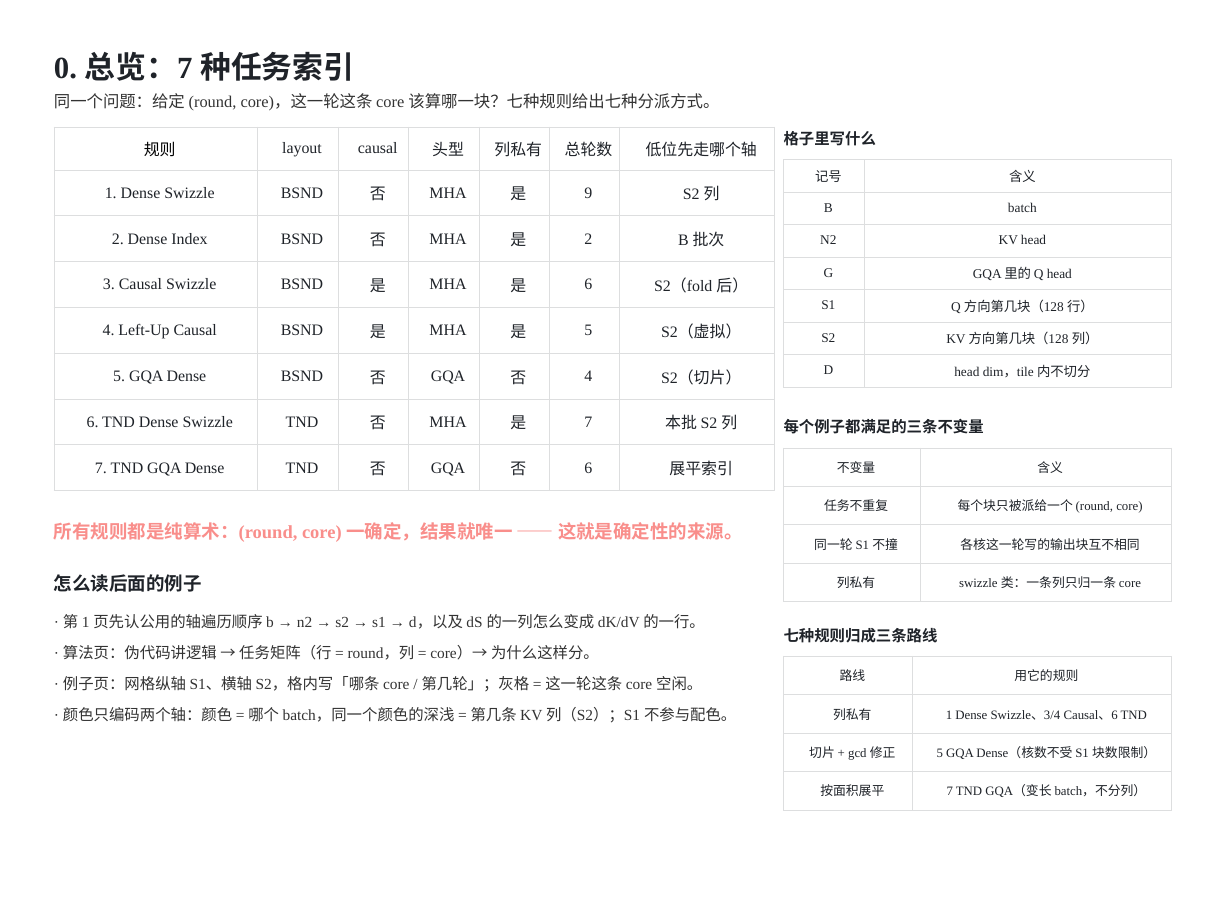
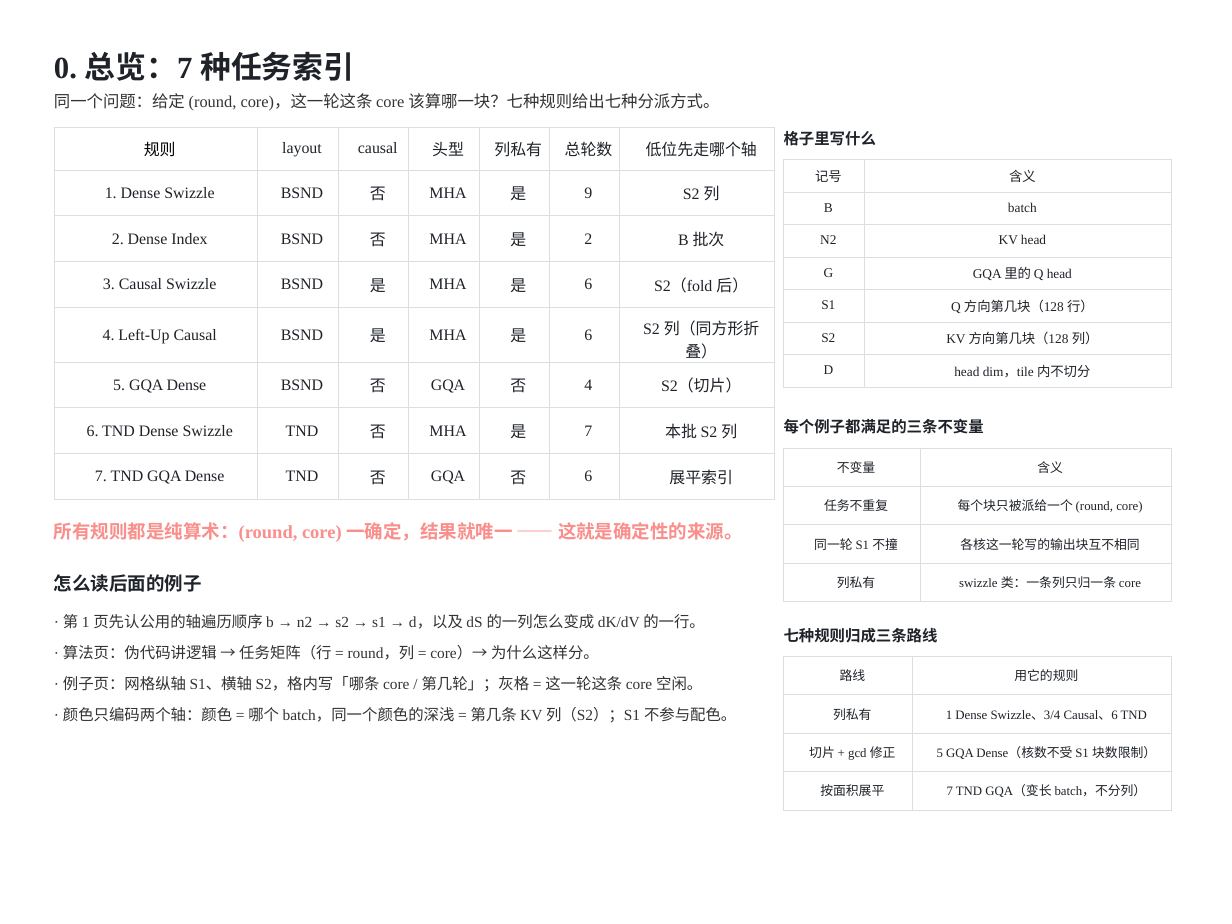
Before and after one commit to guomc9/SeeTen, a slide deck: slide 1 of cases/flash-attention-det-accum/out/v4-index-schedules.pptx. Drawn at 1232x924 pixels with LibreOffice and Linux fonts; fonts in the diff are those of the drawing. Boxes give left, top, right and bottom in pixels: in the first picture for what was removed or moved away, otherwise in the second. Text is boxed around its words. In the diff, an @@ line names an element or a change of style, - is before the commit and + after.

```diff
--- a/cases/flash-attention-det-accum/out/v4-index-schedules.pptx
+++ b/cases/flash-attention-det-accum/out/v4-index-schedules.pptx
@@ table at (x1=54, y1=127, x2=775, y2=491) @@
-row 5, column 6: 5
+row 5, column 6: 6
-row 5, column 7: S2（虚拟）
+row 5, column 7: S2 列（同方形折叠）
```
Also in this commit, not shown: 3 other slides changed, 4 other files.
